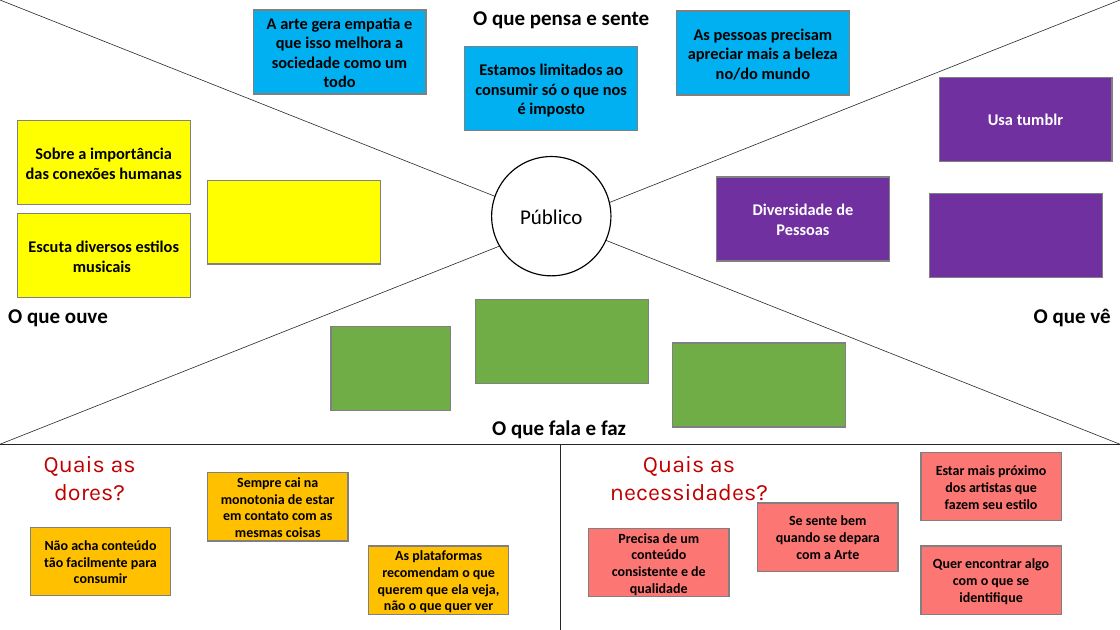
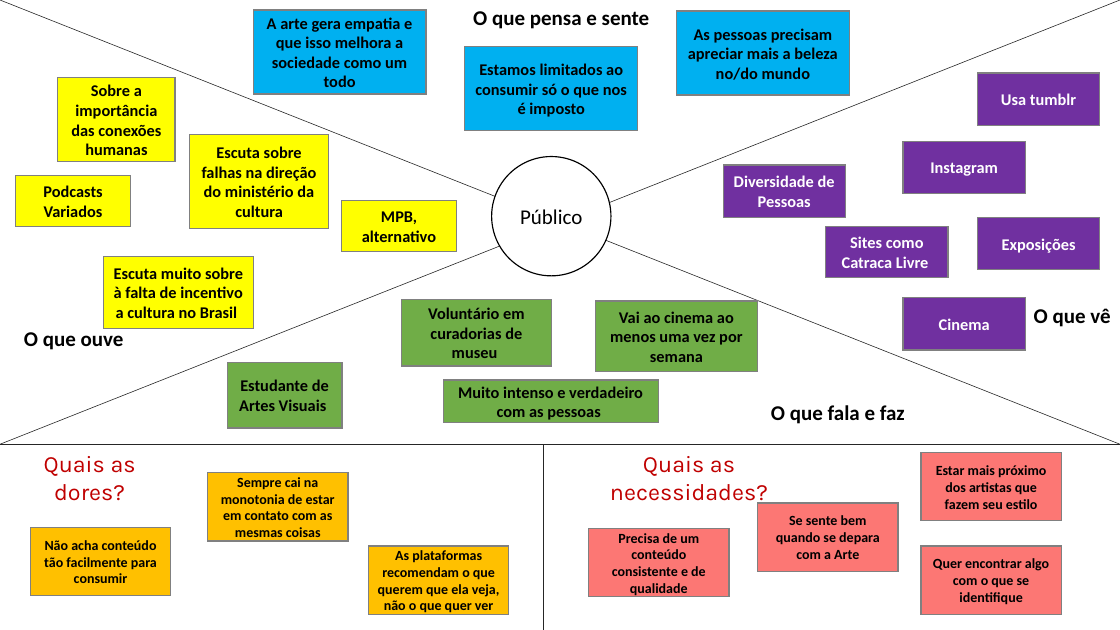
Before and after one commit to Modilon/Arte6, a slide deck: slide 2 of Mapa de Empatia.pptx. Drawn at 1120x630 pixels with LibreOffice and Linux fonts; fonts in the diff are those of the drawing. Boxes give left, top, right and bottom in pixels: in the first picture for what was removed or moved away, otherwise in the second. Text is boxed around its words. In the diff, an @@ line names an element or a change of style, - is before the commit and + after.

```diff
--- a/Mapa de Empatia.pptx
+++ b/Mapa de Empatia.pptx
@@ rectangle "Sobre a importância das conexões ...": place and size @@
-rectangle "Sobre a importância das conexões ..." at box(18, 121, 191, 205)
+rectangle "Sobre a importância das conexões ..." at box(58, 78, 176, 162)
@@ rectangle "Usa tumblr": place and size @@
-rectangle "Usa tumblr" at box(939, 77, 1112, 161)
+rectangle "Usa tumblr" at box(978, 73, 1101, 125)
@@ rectangle added at box(190, 134, 329, 229), fill #FFFF00, outline #808080 1 pt, 14 pt, text #000000, bold @@
+Escuta sobre falhas na direção do ministério da cultura
@@ rectangle added at box(903, 141, 1026, 193), fill #7030A0, outline #808080 1 pt, 14 pt, text #FFFFFF, bold @@
+Instagram
@@ rectangle added at box(16, 176, 131, 226), fill #FFFF00, outline #808080 1 pt, 14 pt, text #000000, bold @@
+Podcasts Variados
@@ rectangle "Diversidade de Pessoas": place and size @@
-rectangle "Diversidade de Pessoas" at box(717, 177, 890, 261)
+rectangle "Diversidade de Pessoas" at box(723, 165, 846, 217)
@@ rectangle "MPB, alternativo": place and size @@
-rectangle "MPB, alternativo" at box(208, 180, 381, 264)
+rectangle "MPB, alternativo" at box(342, 201, 457, 251)
@@ rectangle removed at box(930, 193, 1103, 277) @@
@@ text in rectangle at box(362, 211, 436, 242): text added @@
+MPB, alternativo
@@ rectangle added at box(826, 227, 949, 278), fill #7030A0, outline #808080 1 pt, 14 pt, text #FFFFFF, bold @@
+Sites como Catraca Livre
@@ rectangle added at box(978, 218, 1101, 270), fill #7030A0, outline #808080 1 pt, 14 pt, text #FFFFFF, bold @@
+Exposições
@@ rectangle "Escuta muito sobre à falta ...": place and size @@
-rectangle "Escuta muito sobre à falta ..." at box(18, 213, 191, 297)
+rectangle "Escuta muito sobre à falta ..." at box(103, 256, 253, 329)
@@ text in rectangle at box(114, 267, 243, 318): text changed @@
-Escuta diversos estilos musicais
+Escuta muito sobre à falta de incentivo a cultura no Brasil
@@ rectangle added at box(903, 297, 1026, 350), fill #7030A0, outline #808080 1 pt, 14 pt, text #FFFFFF, bold @@
+Cinema
@@ text "O que ouve" rewrapped from box(8, 309, 108, 327) to box(24, 328, 124, 350) @@
@@ rectangle "Voluntário em curadorias de museu": place and size @@
-rectangle "Voluntário em curadorias de museu" at box(476, 299, 649, 383)
+rectangle "Voluntário em curadorias de museu" at box(402, 300, 551, 366)
@@ text in rectangle at box(428, 307, 524, 358): text added @@
+Voluntário em curadorias de museu
@@ rectangle "Vai ao cinema ao menos ...": place and size @@
-rectangle "Vai ao cinema ao menos ..." at box(673, 343, 846, 427)
+rectangle "Vai ao cinema ao menos ..." at box(596, 301, 758, 371)
@@ text in rectangle at box(610, 311, 742, 362): text added @@
+Vai ao cinema ao menos uma vez por semana
@@ rectangle "Estudante de Artes Visuais": place and size @@
-rectangle "Estudante de Artes Visuais" at box(331, 327, 450, 411)
+rectangle "Estudante de Artes Visuais" at box(228, 362, 343, 428)
@@ text in rectangle at box(239, 379, 329, 411): text added @@
+Estudante de Artes Visuais
@@ rectangle added at box(443, 380, 658, 423), fill #70AD47, outline #808080 1 pt, 14 pt, text #000000, bold @@
+Muito intenso e verdadeiro com as pessoas
@@ text "O que fala e faz": place and size @@
-text "O que fala e faz" at box(492, 420, 626, 439)
+text "O que fala e faz" at box(771, 405, 905, 424)
@@ line moved from (560, 630) - (560, 444) to (544, 630) - (544, 444) @@
```
Also in this commit, not shown: 1 other slide changed, 1 other file.
